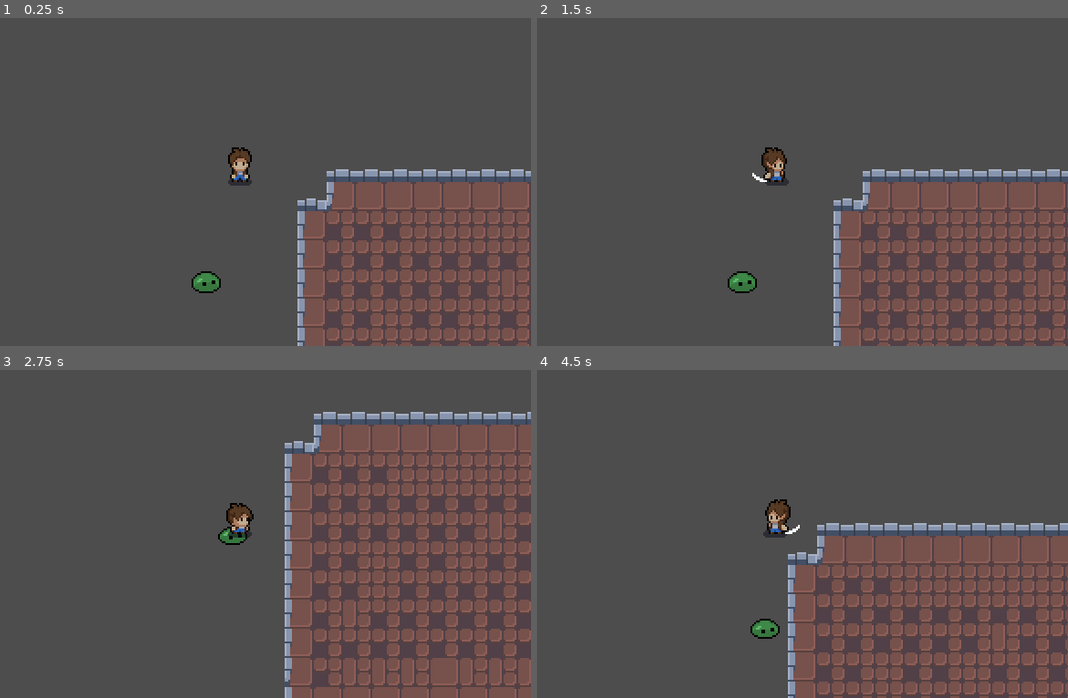
Above: before the commit, frames 1-4 (two rows, left to right).
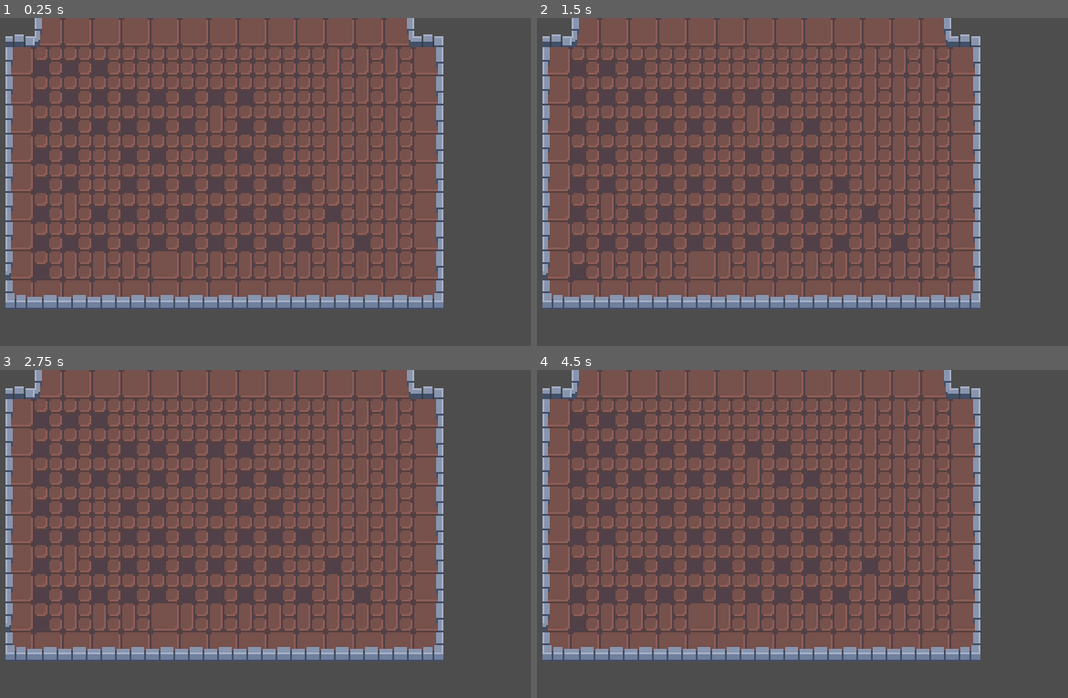
Above: after the commit, the same moments.

Repository: AlayandeWork/Rate.My.Hero
Game: Godot game, scene res://Nodes/Main/Main.tscn
Two runs of this game, one before a commit and one after it. Both use one fixed random seed, a clock stepped at 60 frames per second and the inputs below.
Inputs (mouse positions are in pixels of both pictures, inside the frame that each line leads up to):
- Up to frame 1 (0.25 s): no input
- Up to frame 2 (1.5 s): move the mouse to (903, 165) at 0.52 s; hold Right (Right) 0.53-1.28 s; hold Space (Attack) 0.53-1.28 s; move the mouse to (659, 198) at 1.27 s; hold Down (Down) from 1.28 s (still down); tap Space (Attack) at 1.35 s
- Up to frame 3 (2.75 s): move the mouse to (297, 461) at 2.02 s; release Down (Down) at 2.03 s; hold Right (Right) from 2.03 s (still down); hold Space (Attack) from 2.03 s (still down)
- Up to frame 4 (4.5 s): move the mouse to (749, 599) at 2.77 s; release Right (Right) at 2.78 s; release Space (Attack) at 2.78 s; hold Up (Up) 2.78-3.53 s; tap Space (Attack) at 2.85, 4.35 s; move the mouse to (951, 583) at 3.52 s; hold Space (Attack) 3.53-4.28 s; hold Left (Left) from 3.53 s (still down); move the mouse to (600, 484) at 4.27 s

The runs differ from the first frame. In frame 1, 56% of the frame differs, in the area x 1-100%, y 0-100%; in frame 2, 56%; in frame 3, 58%; in frame 4, 57%.

Commit message:
Deleting collisions and detection areas
Deleted enemy and player collisions to check for issues of both of them not detecting one another

Diff:
--- a/Nodes/Enemy/enemy.gd
+++ b/Nodes/Enemy/enemy.gd
@@ -16,15 +16,3 @@
 			animated_sprite_2d.flip_h=false
 	else:
 		animated_sprite_2d.play("idle")
-
-func _on_enemy_detection_area_body_entered(body):
-	player=body
-	isChasingPlayer = true
-
-
-func _on_enemy_detection_area_body_exited(body):
-	player=null
-	isChasingPlayer = false
-
-func enemy():
-	pass
--- a/Nodes/Enemy/enemy.tscn
+++ b/Nodes/Enemy/enemy.tscn
@@ -104,9 +104,6 @@
 [sub_resource type="CircleShape2D" id="CircleShape2D_e358f"]
 radius = 9.0
 
-[sub_resource type="CircleShape2D" id="CircleShape2D_xqafn"]
-radius = 22.0
-
 [node name="Enemy" type="CharacterBody2D"]
 collision_layer = 4
 collision_mask = 2
@@ -118,13 +115,3 @@
 
 [node name="enemyCollision" type="CollisionShape2D" parent="."]
 shape = SubResource("CircleShape2D_e358f")
-
-[node name="enemyDetectionArea" type="Area2D" parent="."]
-collision_layer = 4
-collision_mask = 2
-
-[node name="enemyDetectionCollisionShape" type="CollisionShape2D" parent="enemyDetectionArea"]
-shape = SubResource("CircleShape2D_xqafn")
-
-[connection signal="body_entered" from="enemyDetectionArea" to="." method="_on_enemy_detection_area_body_entered"]
-[connection signal="body_exited" from="enemyDetectionArea" to="." method="_on_enemy_detection_area_body_exited"]
--- a/Nodes/Hero/Hero.gd
+++ b/Nodes/Hero/Hero.gd
@@ -3,11 +3,6 @@
 var speed = 160
 var friction = 600
 var acceleration = 800
-
-var playerHealth = 100
-var enemyInsidePlayerHitbox = false
-var playerIsalive= true
-var enemyCooldown = true
 
 
 enum {
@@ -24,7 +19,6 @@
 	animationTree.active = true
 
 func _physics_process(delta):
-	enemyIsAttacking()
 	match state:
 		MOVE:
 			move_state(delta)
@@ -60,18 +54,3 @@
 
 func attack_animation_finished():
 	state = MOVE
-
-func player():
-	pass
-
-func _on_player_detection_area_body_entered(body):
-	if body.has_method("enemy"):
-		enemyInsidePlayerHitbox=true
-
-func _on_player_detection_area_body_exited(body):
-	if body.has_method("enemy"):
-		enemyInsidePlayerHitbox=false
-
-func enemyIsAttacking():
-	if enemyInsidePlayerHitbox:
-		print("player is taking damage")
--- a/Nodes/Hero/Hero.tscn
+++ b/Nodes/Hero/Hero.tscn
@@ -1022,9 +1022,6 @@
 [sub_resource type="RectangleShape2D" id="RectangleShape2D_qcog5"]
 size = Vector2(10, 15.75)
 
-[sub_resource type="CircleShape2D" id="CircleShape2D_w7q4v"]
-radius = 19.6469
-
 [node name="Hero" type="CharacterBody2D"]
 process_mode = 3
 z_index = 2
@@ -1048,7 +1045,6 @@
 "": SubResource("AnimationLibrary_40b86")
 }
 tree_root = SubResource("16")
-advance_expression_base_node = NodePath("")
 anim_player = NodePath("../AnimationPlayer")
 parameters/Attack/blend_position = Vector2(0, 0)
 parameters/Idle/blend_position = Vector2(-0.449606, 0.597884)
@@ -1060,11 +1056,3 @@
 disabled = true
 
 [node name="Camera2D" type="Camera2D" parent="."]
-
-[node name="playerDetectionArea" type="Area2D" parent="."]
-
-[node name="playerDetectionAreaCollsion" type="CollisionShape2D" parent="playerDetectionArea"]
-shape = SubResource("CircleShape2D_w7q4v")
-
-[connection signal="body_entered" from="playerDetectionArea" to="." method="_on_player_detection_area_body_entered"]
-[connection signal="body_exited" from="playerDetectionArea" to="." method="_on_player_detection_area_body_exited"]
--- a/Nodes/Main/Main.tscn
+++ b/Nodes/Main/Main.tscn
@@ -1,22 +1,15 @@
-[gd_scene load_steps=6 format=3 uid="uid://ci16ad4l8ldv3"]
+[gd_scene load_steps=4 format=3 uid="uid://ci16ad4l8ldv3"]
 
 [ext_resource type="Script" path="res://Nodes/Main/Main.gd" id="1_20rjr"]
 [ext_resource type="PackedScene" uid="uid://cp8t45lxaw11f" path="res://Nodes/Main/LevelTileMap.tscn" id="2_86i67"]
 [ext_resource type="PackedScene" uid="uid://dapl3d2ypx668" path="res://Nodes/Menu/pause_menu.tscn" id="4_123e1"]
-[ext_resource type="PackedScene" uid="uid://cj3hejb33rf3q" path="res://Nodes/Enemy/enemy.tscn" id="4_ion8y"]
-[ext_resource type="PackedScene" uid="uid://cmarc8b8qvuwa" path="res://Nodes/Hero/Hero.tscn" id="5_pxjaw"]
 
 [node name="Main" type="Node2D"]
 script = ExtResource("1_20rjr")
-
-[node name="TileMap" parent="." instance=ExtResource("2_86i67")]
-layer_2/tile_data = PackedInt32Array()
 
 [node name="CanvasLayer" type="CanvasLayer" parent="."]
 
 [node name="Pause_Menu" parent="CanvasLayer" instance=ExtResource("4_123e1")]
 
-[node name="Hero" parent="." instance=ExtResource("5_pxjaw")]
-
-[node name="Enemy" parent="." instance=ExtResource("4_ion8y")]
-position = Vector2(-18, 54)
+[node name="TileMap" parent="." instance=ExtResource("2_86i67")]
+layer_2/tile_data = PackedInt32Array()
--- a/project.godot
+++ b/project.godot
@@ -85,4 +85,5 @@
 [rendering]
 
 textures/canvas_textures/default_texture_filter=0
+renderer/rendering_method="gl_compatibility"
 environment/defaults/default_environment="res://default_env.tres"
Not shown: 1 places in Nodes/Enemy/enemy.tscn that only renumber resources
Not shown: 1 places in Nodes/Hero/Hero.tscn that only renumber resources
